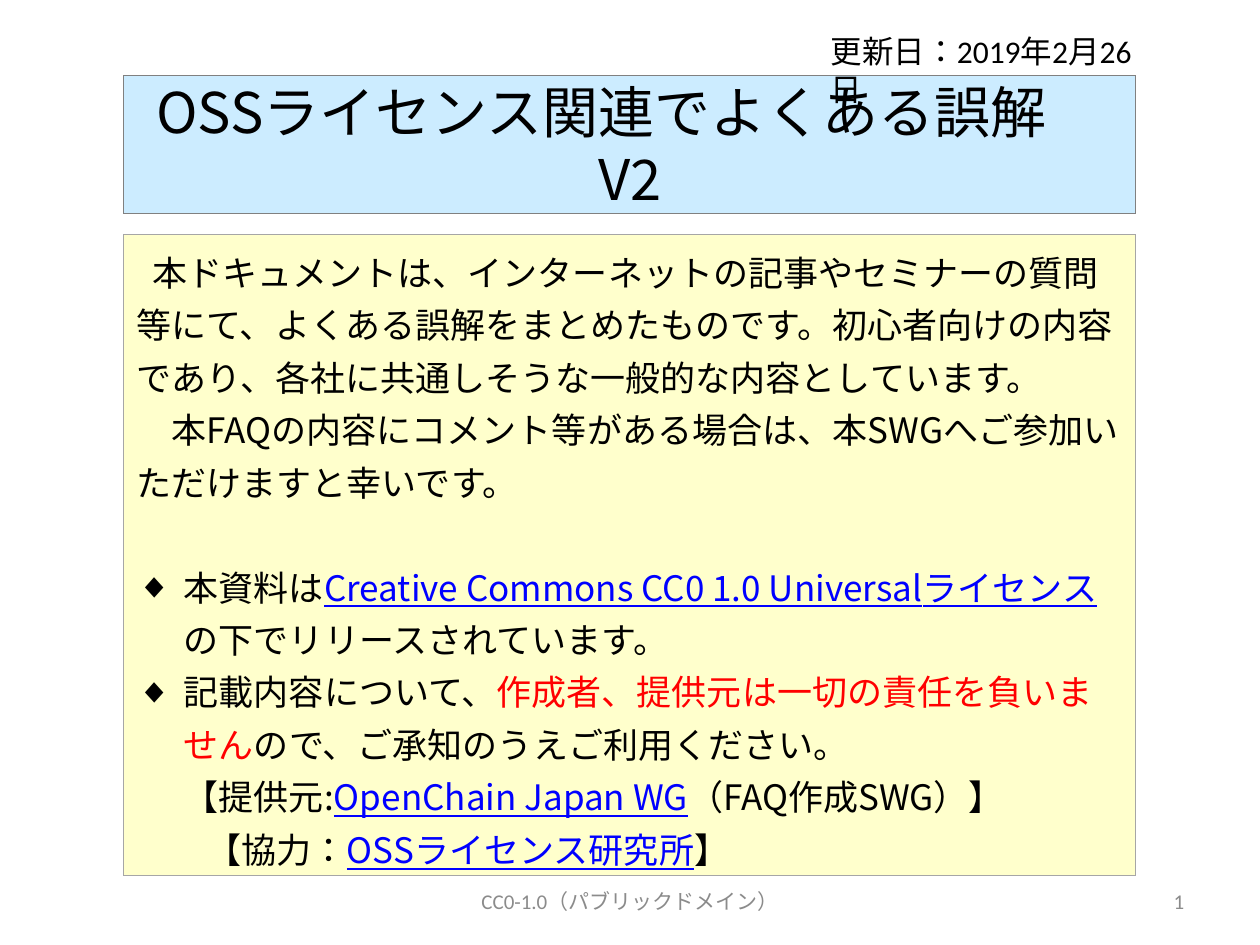
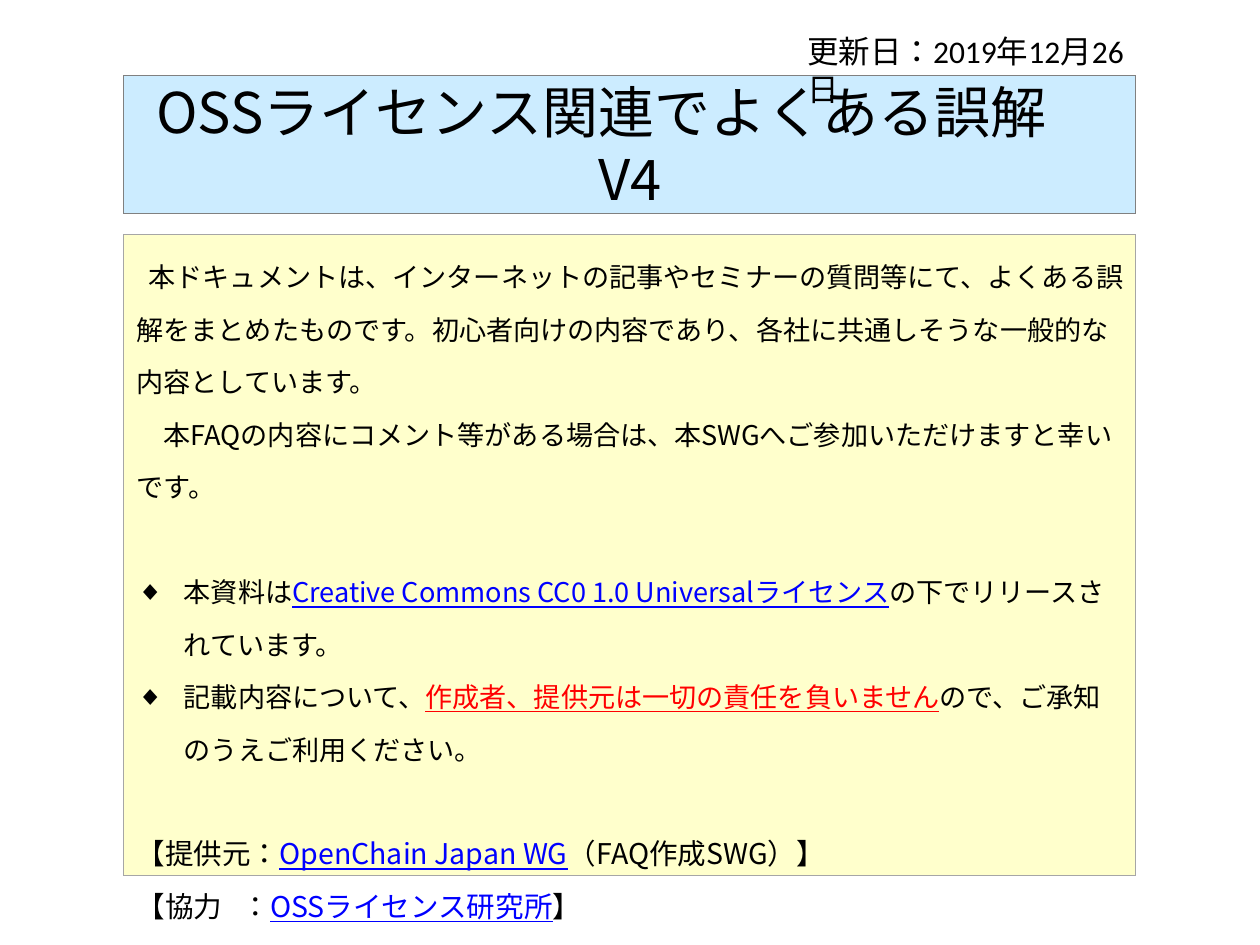
Before and after one commit to OpenChain-Project/OpenChain-JWG, a slide deck: slide 1 of Education_Material/FAQ/OSSライセンス関連でよくある誤解_CC0.pptx. Drawn at 1260x945 pixels with LibreOffice and Linux fonts; fonts in the diff are those of the drawing. Boxes give left, top, right and bottom in pixels: in the first picture for what was removed or moved away, otherwise in the second. Text is boxed around its words. In the diff, an @@ line names an element or a change of style, - is before the commit and + after.

Commit message:
FAQファイルを更新しました。

```diff
--- a/Education_Material/FAQ/OSSライセンス関連でよくある誤解_CC0.pptx
+++ b/Education_Material/FAQ/OSSライセンス関連でよくある誤解_CC0.pptx
@@ text at [807, 36, 1124, 66]: text changed @@
-更新日：2019年2月26日
+更新日：2019年12月26日
@@ title at [156, 77, 1047, 215]: text changed @@
-OSSライセンス関連でよくある誤解 V2
+OSSライセンス関連でよくある誤解 V4
@@ subtitle at [137, 264, 1124, 657]: size 20 to 15.5 pt in "本ドキュメントは、インターネットの記事やセミナーの質問等にて、よくある誤解をまとめたものです。初心者向けの内容であり、各 ...", "本FAQの内容にコメント等がある場合は、本SWGへご参加いただけますと幸いです。", "本資料はCreative Commons CC0 1.0 Universalライセンスの下でリリースされています。" @@
@@ subtitle at [137, 684, 1101, 871]: text changed; size 20 to 16.3 pt @@
-◆ 記載内容について、作成者、提供元は一切の責任を負いませんので、ご承知のうえご利用ください。
-  【提供元:OpenChain Japan WG（FAQ作成SWG）】
-【協力：OSSライセンス研究所】
+◆ 記載内容について、作成者、提供元は一切の責任を負いませんので、ご承知のうえご利用ください。
+【提供元：OpenChain Japan WG（FAQ作成SWG）】
+【協力 ：OSSライセンス研究所】
@@ text removed at [481, 891, 778, 911] @@
-CC0-1.0（パブリックドメイン）
@@ page number removed at [1174, 895, 1185, 909] @@
-1
```
Also in this commit, not shown: 14 other slides changed, 12 slides added, 20 slides removed, 1 other file.
